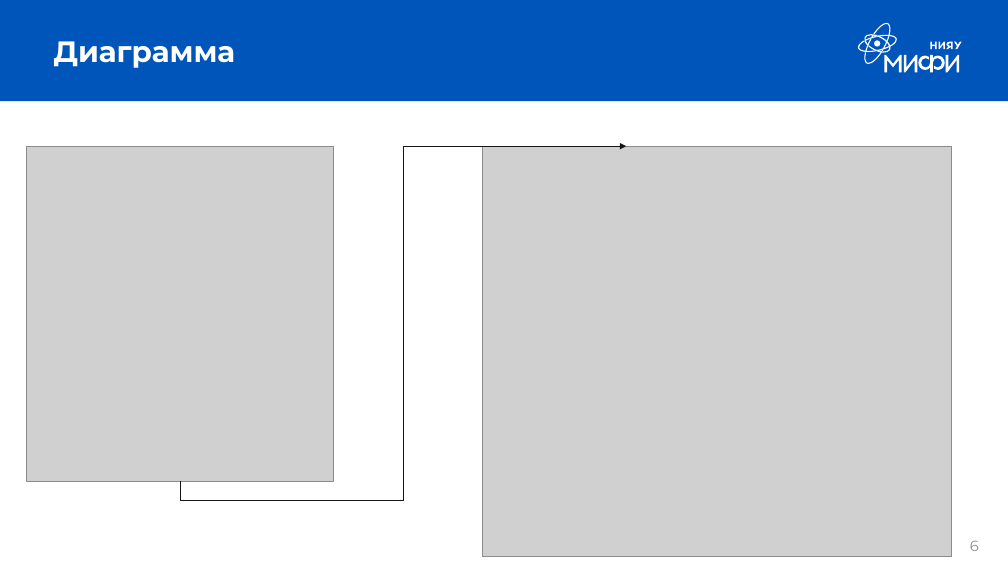
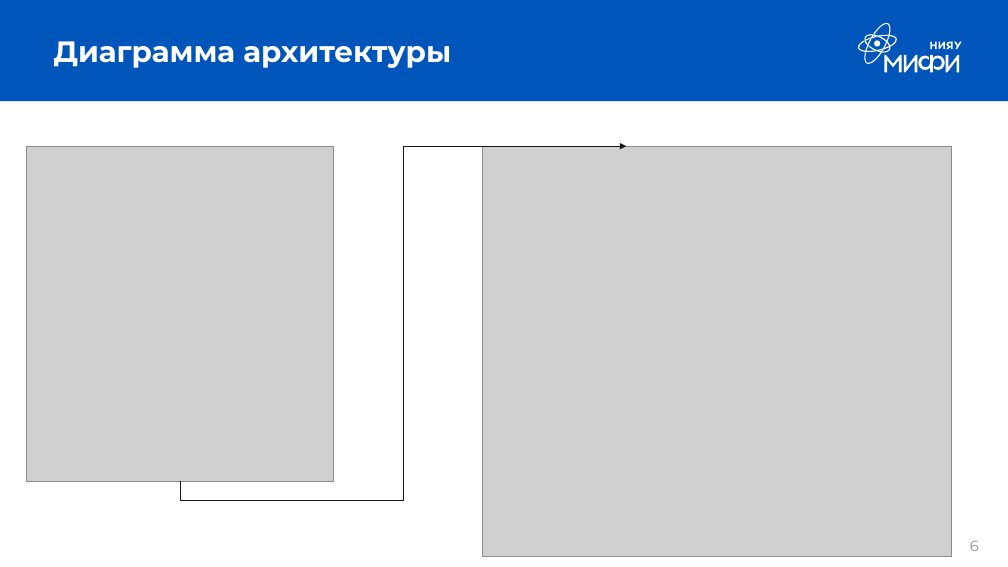
Before and after one commit to GeorgyNikolaev/MEPHI_Java_DD-Person, a slide deck: slide 6 of docs/Презентация.pptx. Drawn at 1008x567 pixels with LibreOffice and Linux fonts; fonts in the diff are those of the drawing; grey boxes stand for pictures. Boxes give left, top, right and bottom in pixels: in the first picture for what was removed or moved away, otherwise in the second. Text is boxed around its words. In the diff, an @@ line names an element or a change of style, - is before the commit and + after.

```diff
--- a/docs/Презентация.pptx
+++ b/docs/Презентация.pptx
@@ title at box(54, 41, 451, 68): text changed @@
-Диаграмма
+Диаграмма архитектуры
```
Also in this commit, not shown: 1 other slide changed, 2 slides added.
